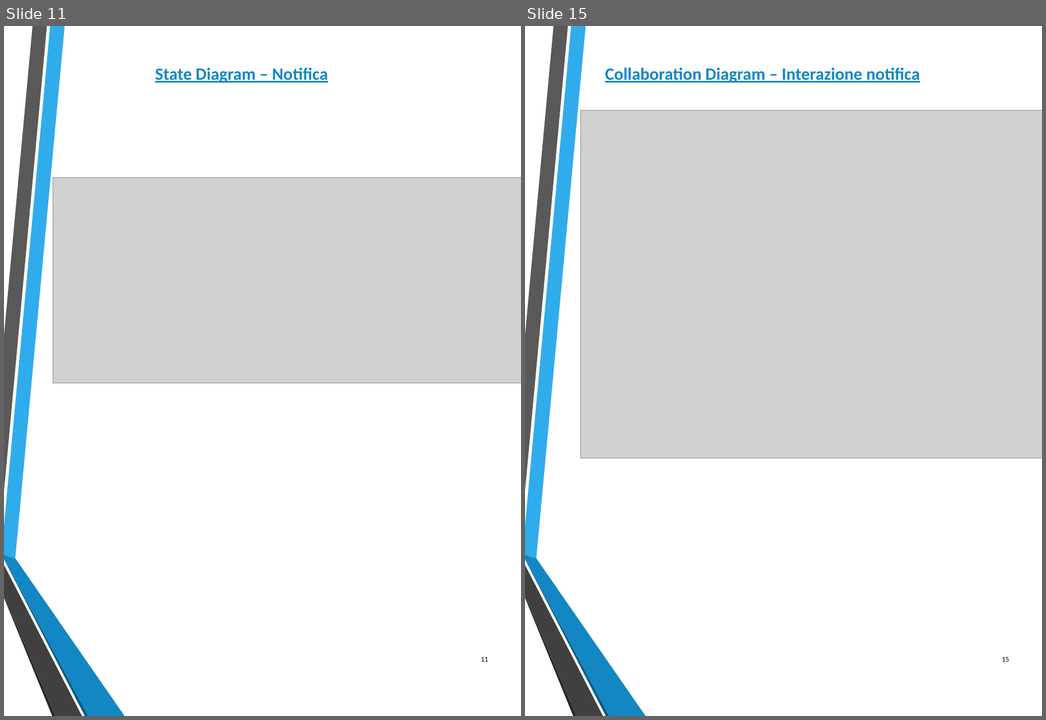
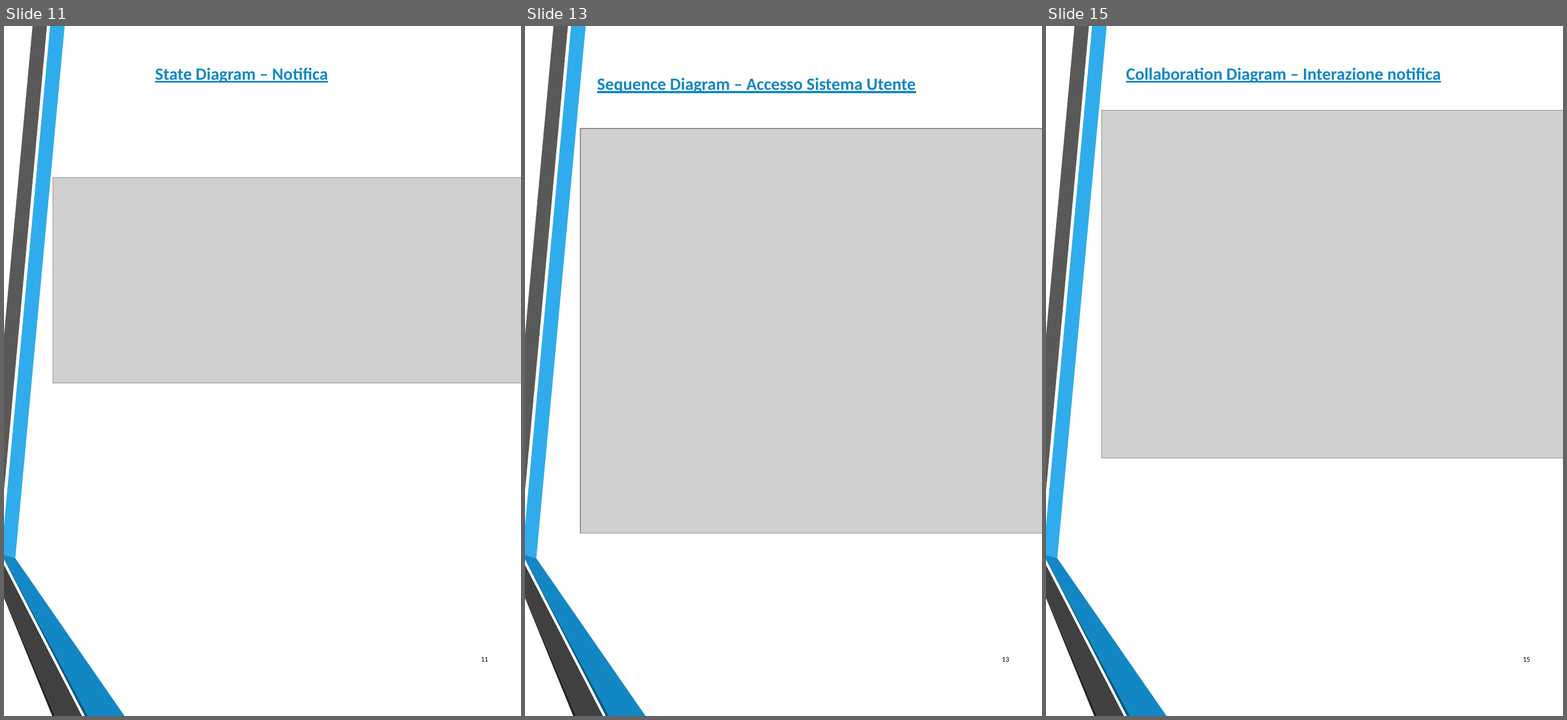
Before and after one commit to federicomegler/traffic-monitor, a slide deck: Design/Traffic_monitor.pptx. Shown side by side, each under a label of ours: slides 11 and 15 before the commit, slides 11, 13 and 15 after it; the slides between them are not shown. The pictures are 1046x720 and 1567x720 pixels, drawn with LibreOffice and Linux fonts; fonts in the diff are those of the drawing; grey boxes stand for pictures. Boxes give left, top, right and bottom in pixels: in the first picture for what was removed or moved away, otherwise in the second. Text is boxed around its words. In the diff, an @@ line names an element or a change of style, - is before the commit and + after.

```diff
--- a/Design/Traffic_monitor.pptx
+++ b/Design/Traffic_monitor.pptx
@@ slide 13 added at bbox=[525, 26, 1042, 716], background #FFFFFF; not listed: 6 template elements that a slide beside it also shows @@
@@ text added at bbox=[597, 78, 916, 93], 18 pt, text #1287C3, bold, underline @@
+Sequence Diagram – Accesso Sistema Utente
@@ picture added at bbox=[580, 129, 1042, 534] @@
@@ page number added at bbox=[1002, 657, 1009, 662], 7.5 pt, text #000000 @@
+13
```
Also in this commit, not shown: 3 slides changed, 6 other slides added, 5 slides removed.
